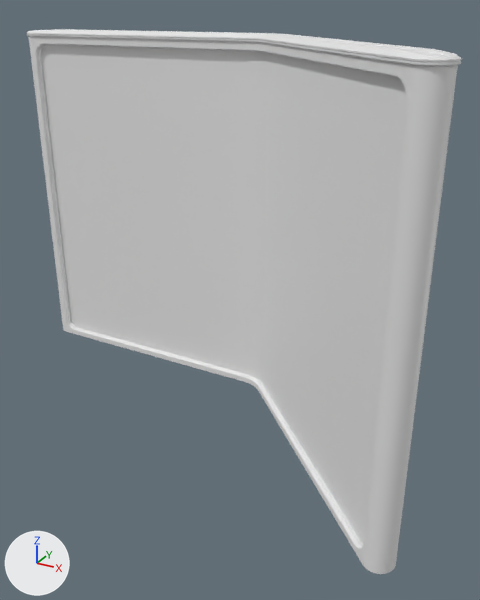
The FBX model Assets/Art_Assets/Environment/BentWall/sm_wall_bent_screen_updated.fbx, before and after one commit.
One viewpoint serves both versions: a 50 mm lens placed at (6.35, -12.15, 8.08), pointed at (0.68, -1.84, 2.92). The lights are fixed; the arrows at lower left show +X, +Y and +Z. Where no turn or scale is listed for an object, it has been applied to the vertices.

Objects in the first picture: 'sm_wall_bent_screen.001'.
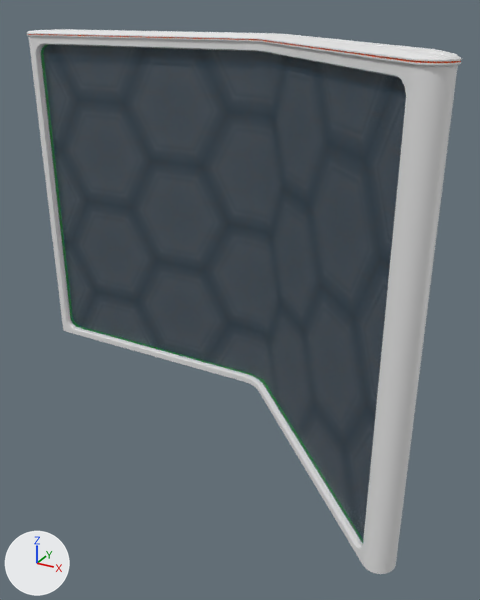
Pixel boxes [x1, y1, x2, y2] of what changed, in the pictures (480 x 600 px):
part 1 of me_circle_151, cut back
    before: [28, 29, 254, 381]
    after: [41, 44, 248, 374]
part 2 of me_circle_151, cut back
    before: [258, 34, 454, 568]
    after: [263, 53, 406, 543]
part 3 of me_circle_151, recoloured
    both: [27, 34, 461, 63]
part 4 of me_circle_151, recoloured (grey to blue)
    both: [246, 51, 268, 383]

The change in detail:
Picture 'HexagonWallCookieCutter_MetalHex_BaseMap.png' (img_hexagonwallcookiecutter_metalhex_basemap_png) is new.
Picture 'HexagonWallCookieCutter_GlassHex_BaseMap.png' (img_hexagonwallcookiecutter_glasshex_basemap_png) is new.
Material 'Stillemissive.001' (mat_stillemissive_001) is new.
Its base color is (0.0128, 0.8, 0.0) (green #1ee700).
Material 'NEWCCMetal' (mat_newccmetal) is new.
Its texture is img_hexagonwallcookiecutter_metalhex_basemap_png.
Material 'TravelingEmissive.002' (mat_travelingemissive_002) is new.
Its base color is (0.8, 0.0961, 0.0) (orange #e75700).
Material 'NEWCCGlass' (mat_newccglass) is new.
Its texture is img_hexagonwallcookiecutter_glasshex_basemap_png.
Its alpha is 0.595.
me_circle_151 is used by ob_sm_wall_bent_screen_001; location (0.0, 0.0, 0.0).
me_circle_151 had 1092 vertices, 993 faces and spanned x -5.83..4.71, y -4.4..0.3, z 0.08..7.63.
me_circle_151 now has 780 vertices, 737 faces and spans x -5.83..4.71, y -4.4..0.3, z 0.08..7.63.
me_circle_151 part 1: 1 vertex moved within x -5.77, y -0.18, z 7.53; 165 vertices removed from x -5.77..-4.95, y -0.31..0.3, z 0.08..7.63; 9 vertices added at x -5.77..-5.45, y -0.18..0.15, z 0.21..7.53.
me_circle_151 part 2: 164 vertices removed from x 3.8..4.63, y -4.31..-3.49, z 0.08..7.63; 8 vertices added at x 4.25..4.46, y -4.15..-3.94, z 0.21..7.33.
me_circle_151 part 3: 98 faces spanning x -5.83..4.71, y -4.4..0.3, z 7.53..7.54 switch from mat_wall_frame (white #e7e7e7) to mat_travelingemissive_002 (orange #e75700).
me_circle_151 part 4: 6 faces spanning x -0.08..0.66, y -0.35..0.15, z 0.21..7.33 switch from mat_wall_interior (white #e7e7e7) to mat_newccglass (picture img_hexagonwallcookiecutter_glasshex_basemap_png).
me_circle_151 now uses material mat_newccmetal (picture img_hexagonwallcookiecutter_metalhex_basemap_png).
me_circle_151 now uses material mat_stillemissive_001 (green #1ee700).
